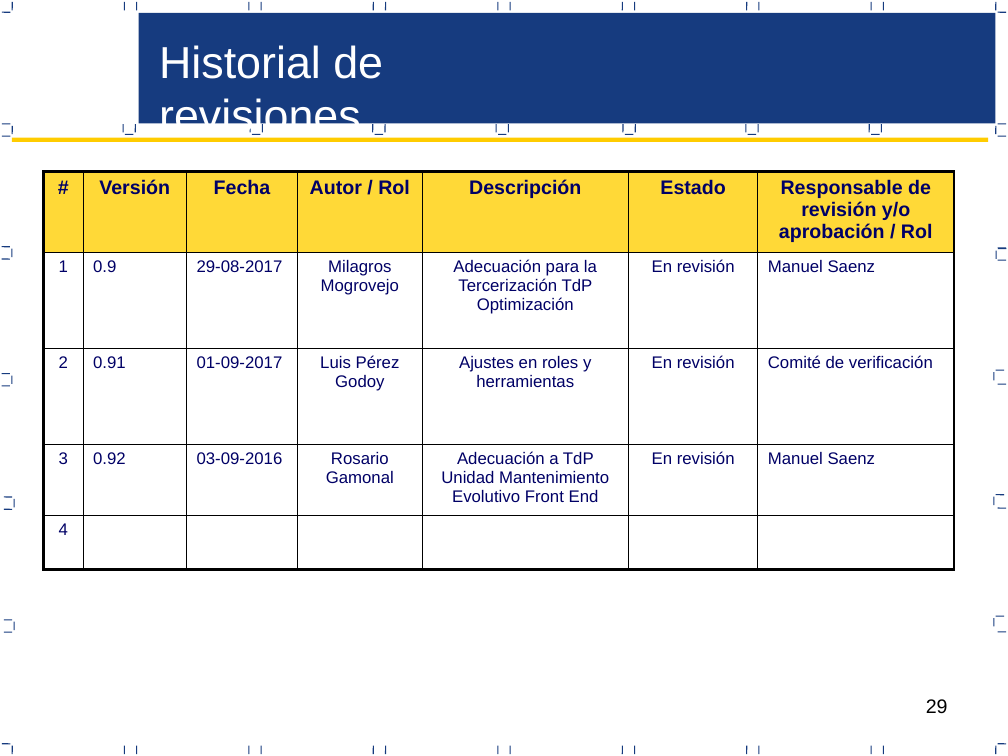
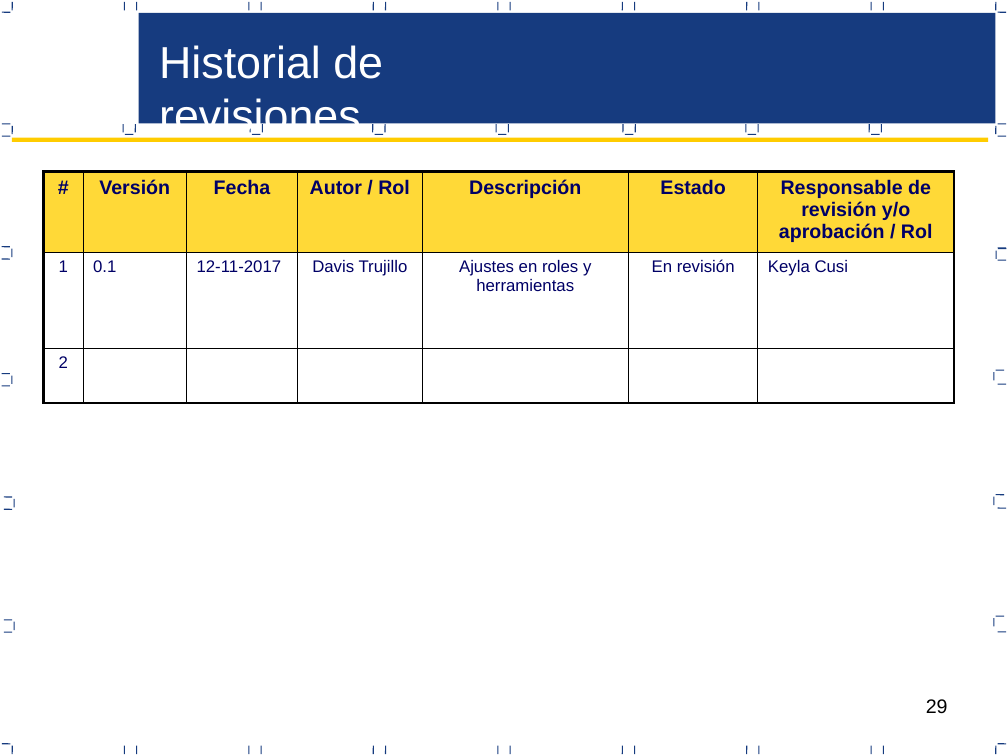
Before and after one commit to acporras/documentationStaradmin, a slide deck: slide 29 of Area de proceso CM/PGC_V1.0_2017.pptx. Drawn at 1008x756 pixels with LibreOffice and Linux fonts; fonts in the diff are those of the drawing. Boxes give left, top, right and bottom in pixels: in the first picture for what was removed or moved away, otherwise in the second. Text is boxed around its words. In the diff, an @@ line names an element or a change of style, - is before the commit and + after.

```diff
--- a/Area de proceso CM/PGC_V1.0_2017.pptx
+++ b/Area de proceso CM/PGC_V1.0_2017.pptx
@@ table at bbox=[43, 171, 955, 402] @@
-row 2: 1 | 0.9 | 29-08-2017 | Milagros Mogrovejo | Adecuación para la Tercerización TdP Optimización | En revisión | Manuel Saenz
-row 3: 2 | 0.91 | 01-09-2017 | Luis Pérez Godoy | Ajustes en roles y herramientas | En revisión | Comité de verificación
-row 4: 3 | 0.92 | 03-09-2016 | Rosario Gamonal | Adecuación a TdP Unidad Mantenimiento Evolutivo Front End | En revisión | Manuel Saenz
-row 5: 4 |  |  |  |  |  | 
+row 2: 1 | 0.1 | 12-11-2017 | Davis Trujillo | Ajustes en roles y herramientas | En revisión | Keyla Cusi
+row 3: 2 |  |  |  |  |  | 
```
Also in this commit, not shown: 12 other slides changed, 10 other files.
